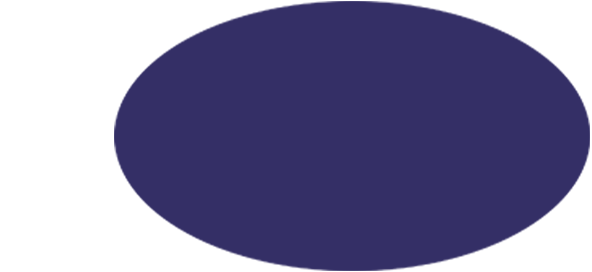
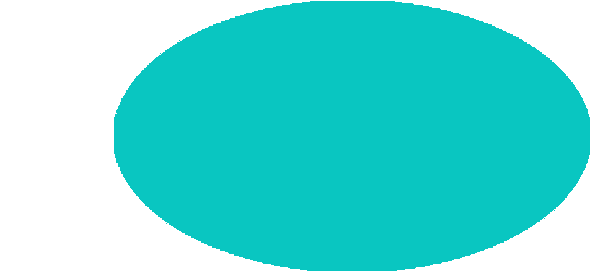
The second w=592, h=272 image is a revision of the first. Changes to its layers:
painted on "Layer 2" over [114, 1, 590, 271]
